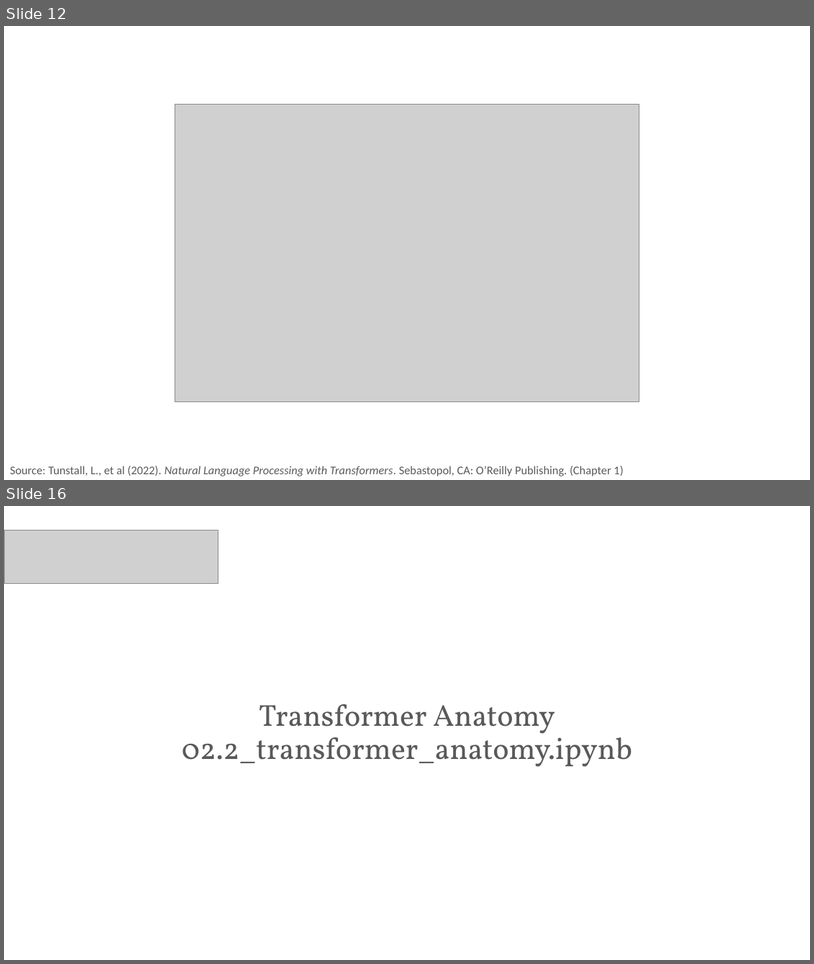
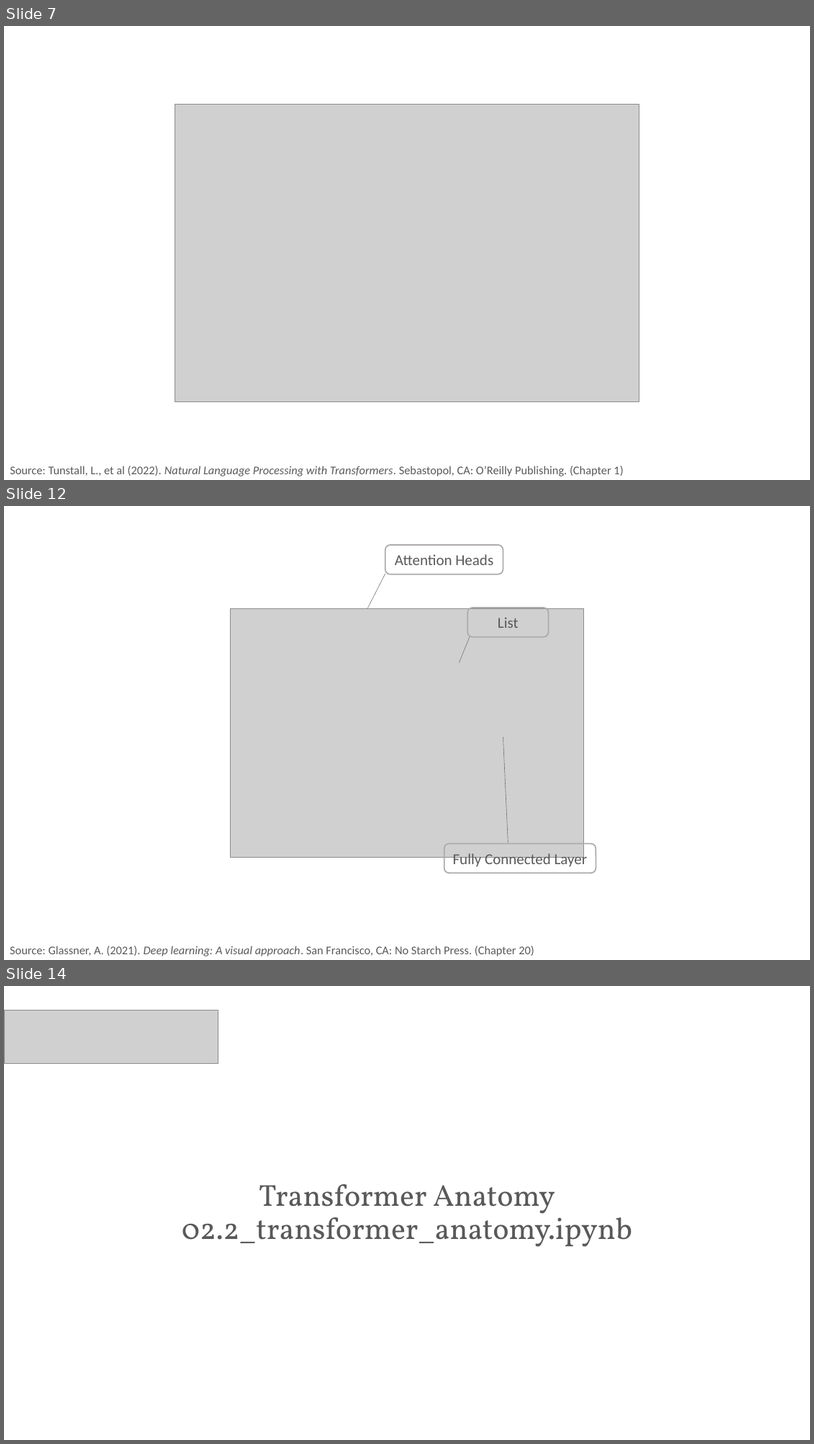
Before and after one commit to PracticumAI/transformers, a slide deck: presentations/02_transformers_attention.pptx. Shown one above the other, each under a label of ours: slides 12 and 16 before the commit, slides 7, 12 and 14 after it; the slides between them are not shown. The pictures are 814x964 and 814x1444 pixels, drawn with LibreOffice and Linux fonts; fonts in the diff are those of the drawing; grey boxes stand for pictures. Boxes give left, top, right and bottom in pixels: in the first picture for what was removed or moved away, otherwise in the second. Text is boxed around its words. In the diff, an @@ line names an element or a change of style, - is before the commit and + after.

```diff
--- a/presentations/02_transformers_attention.pptx
+++ b/presentations/02_transformers_attention.pptx
@@ slide 12 added at [4, 506, 810, 960], background #FFFFFF @@
@@ rounded rectangle added at [386, 545, 504, 574], outline #AFABAB 1.5 pt, 18 pt, text #595959 @@
+Attention Heads
@@ line added from (368, 608) to (386, 574), #767171 0.5 pt @@
@@ picture added at [230, 608, 584, 857] @@
@@ rounded rectangle added at [468, 608, 549, 636], outline #AFABAB 1.5 pt, 18 pt, text #595959 @@
+List
@@ line added from (460, 663) to (470, 636), #767171 0.5 pt @@
@@ line added from (509, 843) to (504, 737), #767171 0.5 pt @@
@@ rounded rectangle added at [445, 844, 597, 872], outline #AFABAB 1.5 pt, 18 pt, text #595959 @@
+Fully Connected Layer
@@ text added at [10, 945, 535, 956], 14 pt, text #595959 @@
+Source: Glassner, A. (2021). Deep learning: A visual approach. San Francisco, CA: No Starch Press. (Chapter 20)
@@ what was slide 12 is now slide 7 @@
@@ what was slide 16 is now slide 14 @@
```
Also in this commit, not shown: 3 slides changed, 7 other slides added, 5 slides removed, 1 other file.
